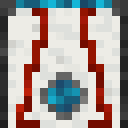
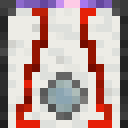
Comparing the layer stacks of the two (128, 128) images. Changes:
showed "moonstone_gem" over [48, 80, 80, 112]
showed "citrine_gem" over [48, 80, 80, 112]
showed "amethyst_gem" over [48, 80, 80, 112]
painted on "topaz_gem" over [48, 80, 80, 112]
showed "amethyst_side" over [16, 0, 112, 16]
hid "topaz_side" over [16, 0, 112, 16]
renamed "redstone_on" to "redstone_block_activated", showed it, painted on it over [16, 8, 112, 128]
renamed "redstone_off" to "redstone_block", painted on it over [16, 8, 112, 128]
